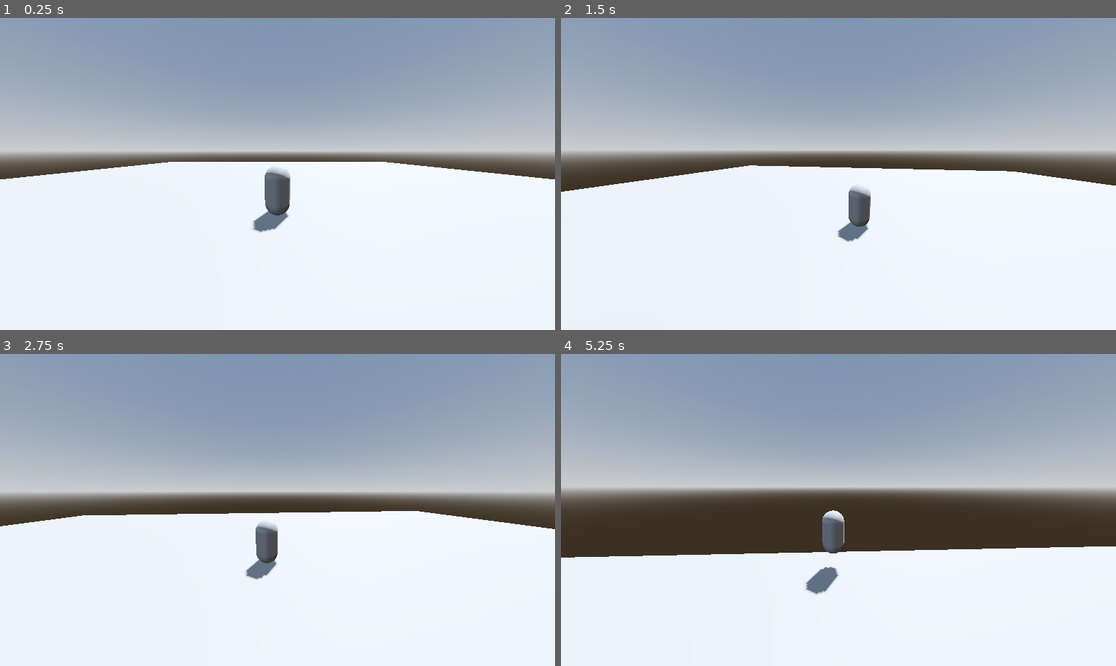
Above: before the commit, frames 1-4 (two rows, left to right).
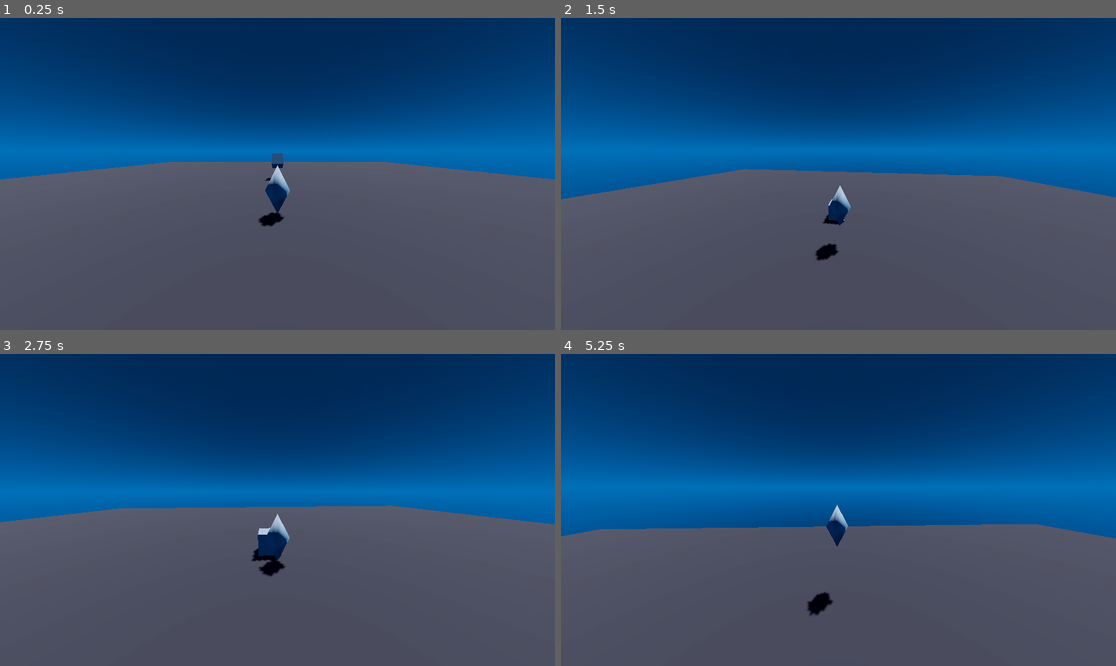
Above: after the commit, the same moments.

Repository: Teypos/CutlassClash
Game: Godot game, scene res://main.tscn
Two runs of this game, one before a commit and one after it. Both use one fixed random seed, a clock stepped at 60 frames per second and the inputs below.
Inputs (mouse positions are in pixels of both pictures, inside the frame that each line leads up to):
- Up to frame 1 (0.25 s): no input
- Up to frame 2 (1.5 s): tap Enter (ui_accept) at 0.5, 0.77 s; move the mouse to (866, 174) at 0.52 s; hold Up (ui_up) from 0.53 s (still down); move the mouse to (810, 174) at 1.27 s
- Up to frame 3 (2.75 s): keep holding Up (ui_up); tap Enter (ui_accept) at 1.52 s; move the mouse to (288, 503) at 2.02 s
- Up to frame 4 (5.25 s): keep holding Up (ui_up); move the mouse to (832, 516) at 2.77 s; tap Enter (ui_accept) at 3.02, 3.77, 4.52 s; move the mouse to (877, 513) at 3.52 s; move the mouse to (794, 506) at 4.27 s; move the mouse to (844, 510) at 5.02 s

The runs differ from the first frame. In frame 1, 100% of the frame differs, in the area x 0-100%, y 0-100%; in frame 2, 100%; in frame 3, 100%; in frame 4, 100%.

Commit message:
many

Diff:
--- a/camera_3d.gd
+++ b/camera_3d.gd
@@ -3,7 +3,7 @@
 signal set_cam_rotation(_cam_rotation : float)
 @onready var cam_target_camera3d = $cam_target
 @onready var pitch_camera3d = $cam_target/Pitch
-@onready var camera = $Pitch/Camera3D
+@onready var camera = $cam_target/Pitch/Camera3D
 
 var cam_target : float=0
 var pitch : float=0
--- a/char.gd
+++ b/char.gd
@@ -1,10 +1,11 @@
 extends CharacterBody3D
 
+const SPEED = 5.0
+const JUMP_VELOCITY = 6.6
 
-const SPEED = 5.0
-const JUMP_VELOCITY = 4.5
-
-
+@onready var cam_target = $cam_controller/cam_target
+@onready var pitch = $cam_controller/cam_target/Pitch
+@onready var camera3D = $cam_controller/cam_target/Pitch/Camera3D
 
 func _physics_process(delta: float) -> void:
 	# Add the gravity.
@@ -18,7 +19,7 @@
 	# Get the input direction and handle the movement/deceleration.
 	# As good practice, you should replace UI actions with custom gameplay actions.
 	var input_dir := Input.get_vector("ui_left", "ui_right", "ui_up", "ui_down")
-	var direction := (transform.basis * Vector3(input_dir.x, 0, input_dir.y)).normalized()
+	var direction = (cam_target.transform.basis * Vector3(input_dir.x, 0, input_dir.y)).normalized()
 	if direction:
 		velocity.x = direction.x * SPEED
 		velocity.z = direction.z * SPEED
@@ -34,3 +35,5 @@
 	camera_position.z = lerp(camera_position.z, position.z, 0.1)
 	camera_position.y = lerp(camera_position.y, position.y, 0.05)
 	$cam_controller.position = camera_position
+
+	$MeshInstance3D.rotation.y = lerp($MeshInstance3D.rotation.y, input_dir.angle(), 0.1)
--- a/char.tscn
+++ b/char.tscn
@@ -3,7 +3,10 @@
 [ext_resource type="Script" uid="uid://bq47lai5gluo2" path="res://char.gd" id="1_njpxk"]
 [ext_resource type="Script" uid="uid://0ggmutxolkv6" path="res://camera_3d.gd" id="2_hs5vj"]
 
-[sub_resource type="CapsuleMesh" id="CapsuleMesh_hs5vj"]
+[sub_resource type="SphereMesh" id="SphereMesh_hs5vj"]
+height = 2.0
+radial_segments = 4
+rings = 1
 
 [sub_resource type="CapsuleShape3D" id="CapsuleShape3D_njpxk"]
 
@@ -11,7 +14,7 @@
 script = ExtResource("1_njpxk")
 
 [node name="MeshInstance3D" type="MeshInstance3D" parent="."]
-mesh = SubResource("CapsuleMesh_hs5vj")
+mesh = SubResource("SphereMesh_hs5vj")
 
 [node name="CollisionShape3D" type="CollisionShape3D" parent="."]
 shape = SubResource("CapsuleShape3D_njpxk")
@@ -21,10 +24,10 @@
 script = ExtResource("2_hs5vj")
 
 [node name="cam_target" type="Node3D" parent="cam_controller"]
-transform = Transform3D(1, 0, 0, 0, 0.984808, 0.173648, 0, -0.173648, 0.984808, 0, 2, 5)
+transform = Transform3D(1, 0, 0, 0, 1, 0, 0, 0, 1, 0, 0, 0)
 
 [node name="Pitch" type="Node3D" parent="cam_controller/cam_target"]
 
 [node name="Camera3D" type="Camera3D" parent="cam_controller/cam_target/Pitch"]
-transform = Transform3D(1, 0, 0, 0, 1, 1.49012e-08, 0, -1.49012e-08, 1, 0, 0, 0)
+transform = Transform3D(1, 0, 0, 0, 0.984808, 0.173648, 0, -0.173648, 0.984808, 0, 2, 5)
 fov = 100.0
--- a/main.tscn
+++ b/main.tscn
@@ -1,10 +1,15 @@
-[gd_scene load_steps=7 format=3 uid="uid://bhrs845pq33k0"]
+[gd_scene load_steps=10 format=3 uid="uid://bhrs845pq33k0"]
 
 [ext_resource type="PackedScene" uid="uid://dmfuvvdw4klng" path="res://char.tscn" id="2_0xm2m"]
 
 [sub_resource type="ProceduralSkyMaterial" id="ProceduralSkyMaterial_ig7tw"]
-sky_horizon_color = Color(0.662243, 0.671743, 0.686743, 1)
-ground_horizon_color = Color(0.662243, 0.671743, 0.686743, 1)
+sky_top_color = Color(0, 0.142816, 0.258404, 1)
+sky_horizon_color = Color(7.21961e-07, 0.343823, 0.582997, 1)
+ground_bottom_color = Color(0, 0.141176, 0.258824, 1)
+ground_horizon_color = Color(0, 0.345098, 0.584314, 1)
+ground_curve = 0.218567
+sun_angle_max = 23.29
+sun_curve = 0.0803833
 
 [sub_resource type="Sky" id="Sky_0xm2m"]
 sky_material = SubResource("ProceduralSkyMaterial_ig7tw")
@@ -12,13 +17,22 @@
 [sub_resource type="Environment" id="Environment_h2yge"]
 background_mode = 2
 sky = SubResource("Sky_0xm2m")
+reflected_light_source = 1
 tonemap_mode = 2
 glow_enabled = true
 
 [sub_resource type="PlaneMesh" id="PlaneMesh_ig7tw"]
 size = Vector2(50, 50)
 
+[sub_resource type="StandardMaterial3D" id="StandardMaterial3D_ig7tw"]
+albedo_color = Color(0.223103, 0.223103, 0.223103, 1)
+
 [sub_resource type="WorldBoundaryShape3D" id="WorldBoundaryShape3D_7dm0k"]
+
+[sub_resource type="BoxMesh" id="BoxMesh_ig7tw"]
+
+[sub_resource type="ConvexPolygonShape3D" id="ConvexPolygonShape3D_0xm2m"]
+points = PackedVector3Array(-0.5, -0.5, -0.5, 0.5, 0.5, 0.5, 0.5, -0.5, 0.5, 0.5, 0.5, -0.5, -0.5, 0.5, 0.5, 0.5, -0.5, -0.5, -0.5, -0.5, 0.5, -0.5, 0.5, -0.5)
 
 [node name="Node3D" type="Node3D"]
 
@@ -31,6 +45,7 @@
 
 [node name="MeshInstance3D" type="MeshInstance3D" parent="."]
 mesh = SubResource("PlaneMesh_ig7tw")
+surface_material_override/0 = SubResource("StandardMaterial3D_ig7tw")
 
 [node name="StaticBody3D" type="StaticBody3D" parent="MeshInstance3D"]
 visible = false
@@ -39,5 +54,16 @@
 visible = false
 shape = SubResource("WorldBoundaryShape3D_7dm0k")
 
+[node name="RigidBody3D" type="RigidBody3D" parent="."]
+transform = Transform3D(1, 0, 0, 0, 0.870278, 0.49256, 0, -0.49256, 0.870278, 0, 1.94821, -7.20001)
+
+[node name="MeshInstance3D" type="MeshInstance3D" parent="RigidBody3D"]
+transform = Transform3D(1, 0, 0, 0, 1, 0, 0, 0, 1, 0, 0, 0)
+mesh = SubResource("BoxMesh_ig7tw")
+
+[node name="CollisionShape3D" type="CollisionShape3D" parent="RigidBody3D"]
+transform = Transform3D(1, 0, 0, 0, 1, 0, 0, 0, 1, 0, 0, 0)
+shape = SubResource("ConvexPolygonShape3D_0xm2m")
+
 [node name="CharacterBody3D" parent="." instance=ExtResource("2_0xm2m")]
 transform = Transform3D(1, 0, 0, 0, 1, 0, 0, 0, 1, 0, 1, 0)
--- a/project.godot
+++ b/project.godot
@@ -56,6 +56,10 @@
 ]
 }
 
+[physics]
+
+3d/default_gravity=12.0
+
 [rendering]
 
 lights_and_shadows/directional_shadow/soft_shadow_filter_quality=3
Binary file added: IMG20241113170043.jpg
Not shown, added: IMG20241113170043.jpg.import
